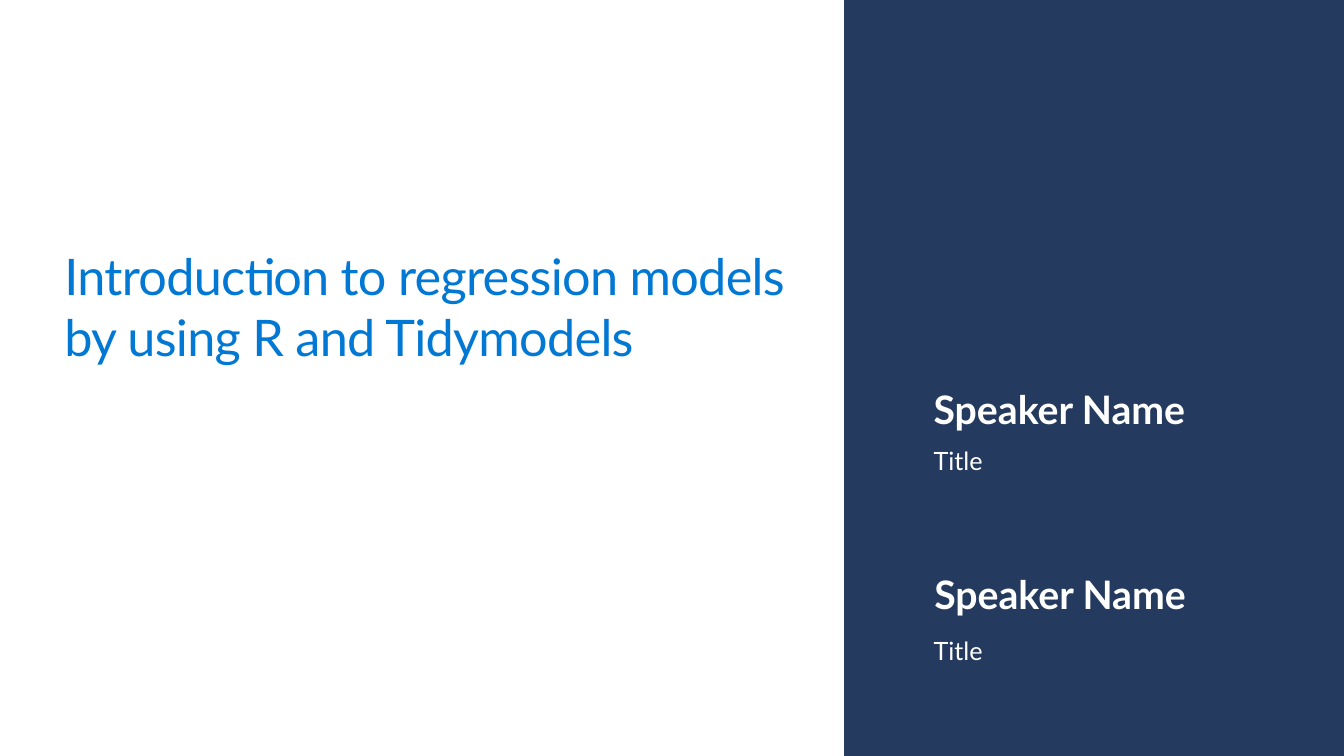
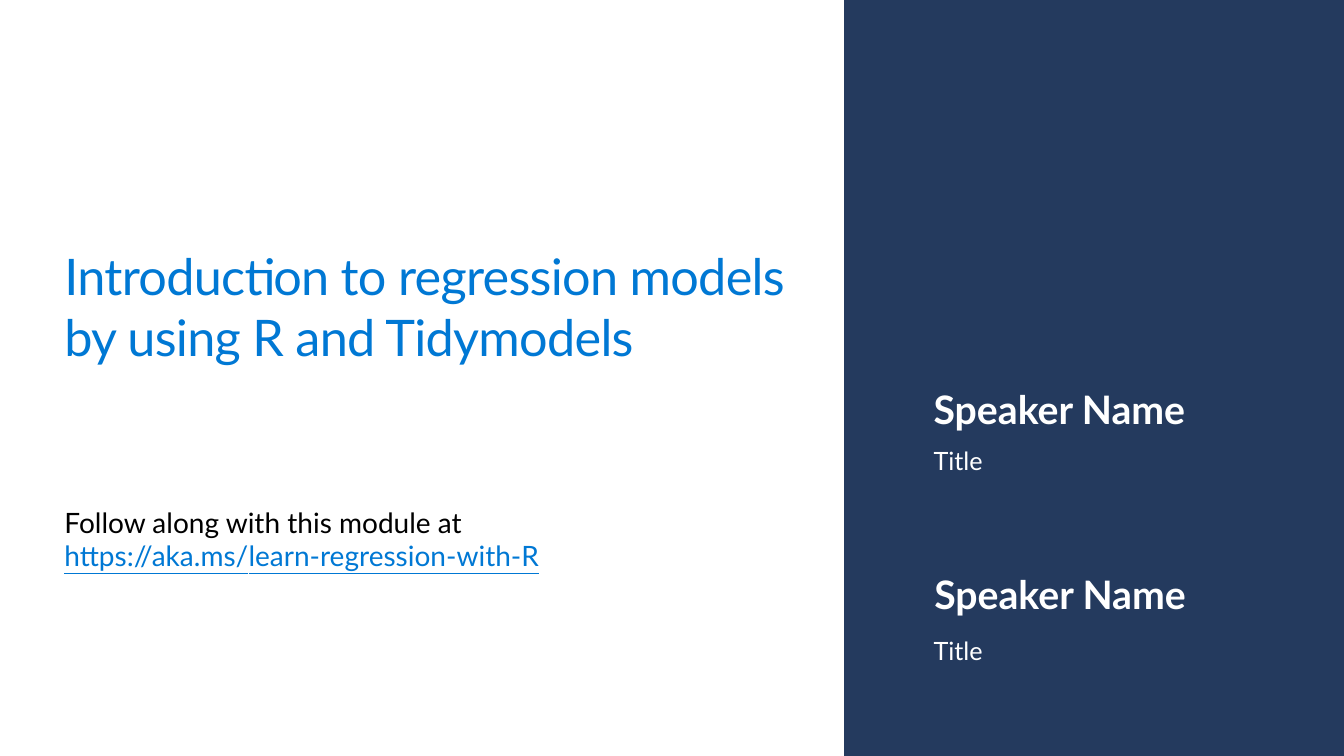
Before and after one commit to microsoft/workshop-library, a slide deck: slide 2 of full/intro-regression-R-tidymodels/slides.pptx. Drawn at 1344x756 pixels with LibreOffice and Linux fonts; fonts in the diff are those of the drawing; background and template pictures are left out. Boxes give left, top, right and bottom in pixels: in the first picture for what was removed or moved away, otherwise in the second. Text is boxed around its words. In the diff, an @@ line names an element or a change of style, - is before the commit and + after.

Commit message:
Adding references to R learn modules in R workshops

```diff
--- a/full/intro-regression-R-tidymodels/slides.pptx
+++ b/full/intro-regression-R-tidymodels/slides.pptx
@@ text added at (x1=64, y1=512, x2=539, y2=571), 20 pt, text #0078D4, underline @@
+Follow along with this module at https://aka.ms/learn-regression-with-R
```
Also in this commit, not shown: 7 other files.
